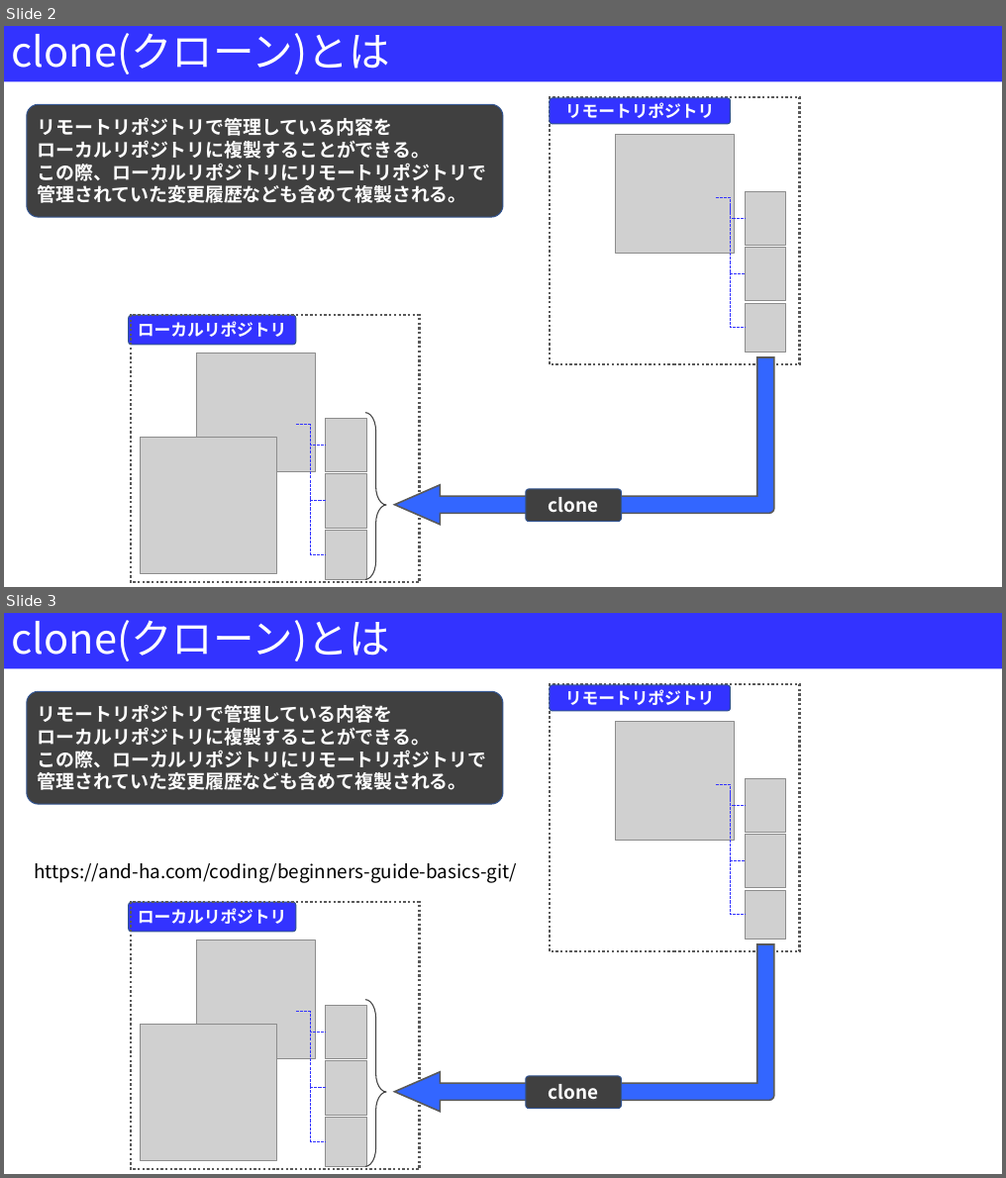
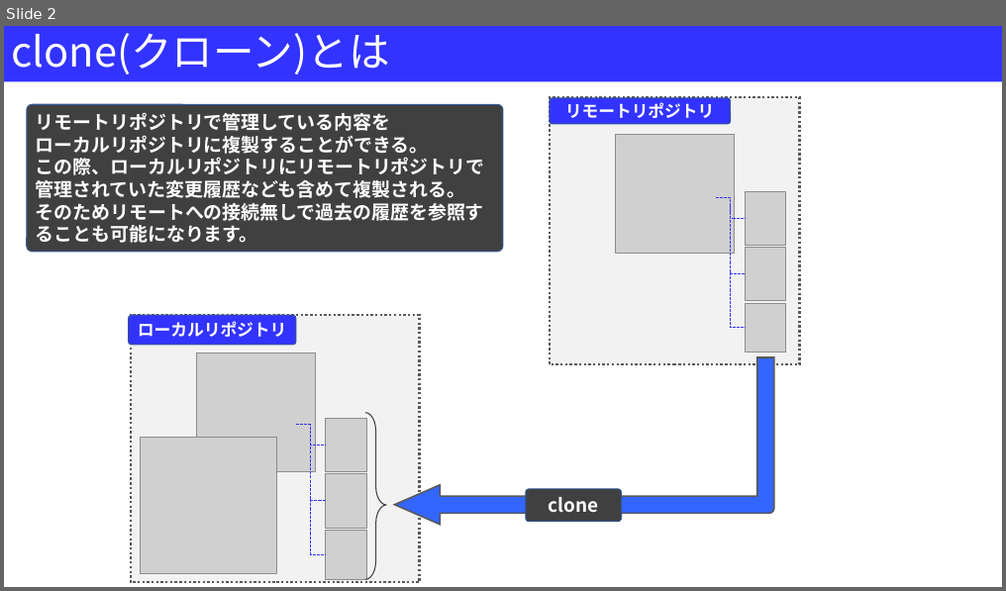
Before and after one commit to Kazu23-dot/Document, a slide deck: Git基本操作一覧.pptx. Shown one above the other, each under a label of ours: slides 2 and 3 before the commit, slide 2 after it. The pictures are 1006x1178 and 1006x591 pixels, drawn with LibreOffice and Linux fonts; fonts in the diff are those of the drawing; grey boxes stand for pictures. Boxes give left, top, right and bottom in pixels: in the first picture for what was removed or moved away, otherwise in the second. Text is boxed around its words. In the diff, an @@ line names an element or a change of style, - is before the commit and + after.

Commit message:
内容更新

```diff
--- a/Git基本操作一覧.pptx
+++ b/Git基本操作一覧.pptx
@@ slide 3 removed at [4,613,1002,1174], background #FFFFFF @@
@@ title removed at [4,613,1002,668] @@
-clone(クローン)とは
@@ rounded rectangle removed at [27,691,503,805] @@
-リモートリポジトリで管理している内容を
-ローカルリポジトリに複製することができる。
-この際、ローカルリポジトリにリモートリポジトリで
-管理されていた変更履歴なども含めて複製される。
@@ rectangle removed at [549,685,800,953] @@
@@ rounded rectangle removed at [549,685,731,710] @@
-リモートリポジトリ
@@ picture removed at [616,722,735,841] @@
@@ text removed at [34,863,517,883] @@
-https://and-ha.com/coding/beginners-guide-basics-git/
@@ group removed at [715,778,786,940]: 3 pictures, 3 elbow lines @@
@@ rounded rectangle removed at [129,903,296,932] @@
-ローカルリポジトリ
@@ rectangle removed at [131,903,420,1170] @@
@@ picture removed at [196,940,316,1059] @@
@@ bent arrow removed at [395,945,774,1112] @@
@@ picture removed at [141,1024,276,1161] @@
@@ right brace removed at [365,1000,386,1167] @@
@@ group removed at [296,1006,367,1167]: 3 pictures, 3 elbow lines @@
@@ rounded rectangle removed at [526,1076,622,1109] @@
-clone
@@ slide 2 changed as well @@
@@ rounded rectangle "リモートリポジトリで管理している内容を ローカルリポジトリに複製することができる。": place and size @@
-rounded rectangle "リモートリポジトリで管理している内容を ローカルリポジトリに複製することができる。" at [27,104,503,218]
+rounded rectangle "リモートリポジトリで管理している内容を ローカルリポジトリに複製することができる。" at [27,104,503,252]
@@ rounded rectangle "リモートリポジトリで管理している内容を ローカルリポジトリに複製することができる。" at [27,104,503,252]: proportions changed @@
@@ text in rounded rectangle at [36,203,484,243]: paragraph added @@
+そのためリモートへの接続無しで過去の履歴を参照することも可能になります。
@@ rectangle at [131,316,420,583]: fill none to #F2F2F2 @@
```
Also in this commit, not shown: 1 other slide changed, 6 slides added.
